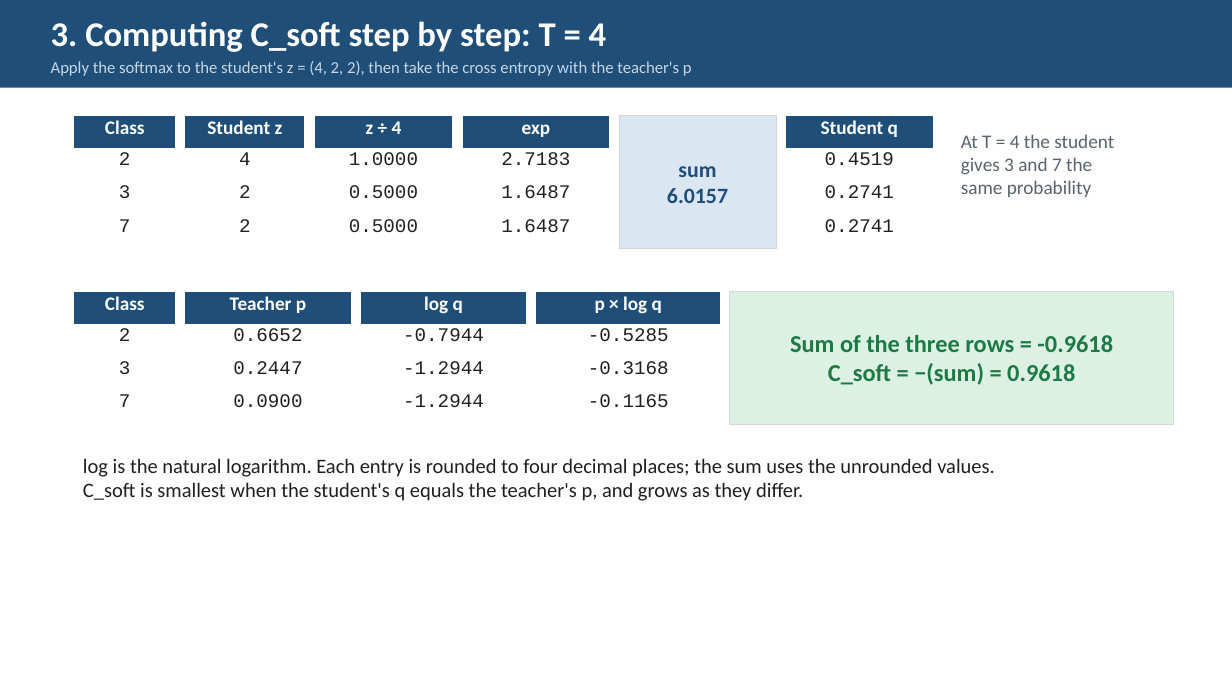
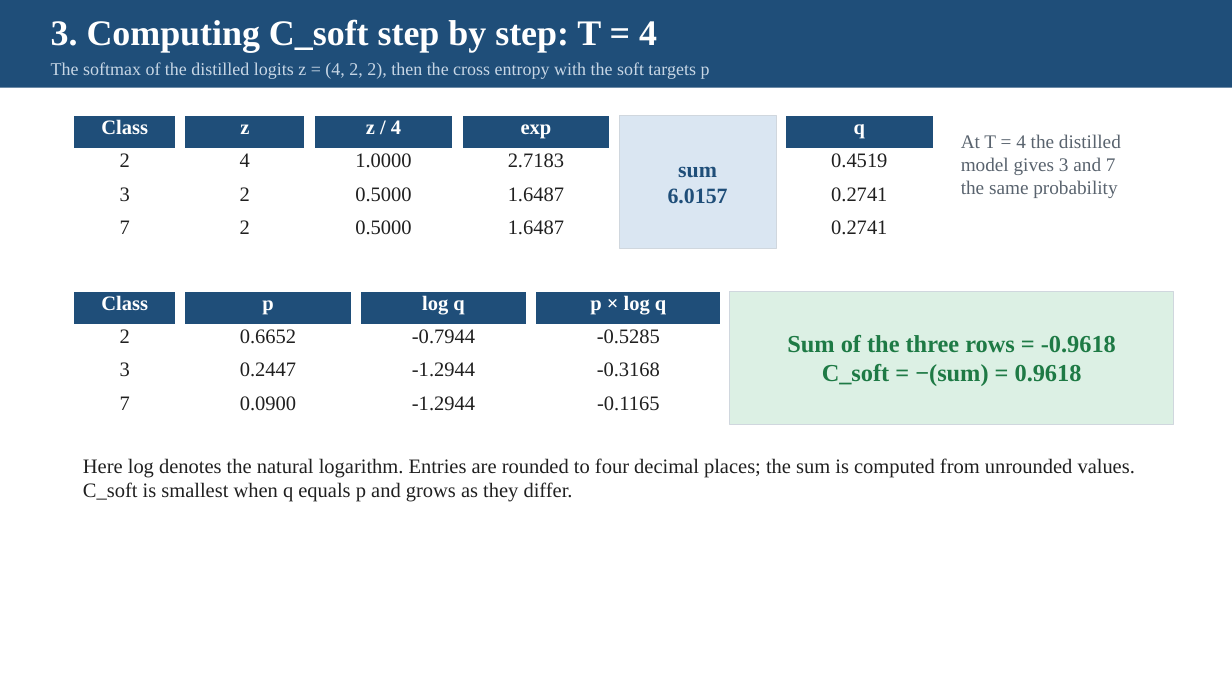
Before and after one commit to pychang-ai/115-1_DLMA, a slide deck: slide 10 of topics/knowledge-distillation/Knowledge_Distillation_slides_EN.pptx (slide 9 before the commit). Drawn at 1232x693 pixels with LibreOffice and Linux fonts; fonts in the diff are those of the drawing. Boxes give left, top, right and bottom in pixels: in the first picture for what was removed or moved away, otherwise in the second. Text is boxed around its words. In the diff, an @@ line names an element or a change of style, - is before the commit and + after.

```diff
--- a/topics/knowledge-distillation/Knowledge_Distillation_slides_EN.pptx
+++ b/topics/knowledge-distillation/Knowledge_Distillation_slides_EN.pptx
@@ text "3. Computing C_soft step by ..." at (51, 19, 657, 53): size 27 to 28 pt, font Calibri to Times New Roman @@
@@ text at (51, 62, 710, 79): text changed; size 13 to 14 pt; font Calibri to Times New Roman @@
-Apply the softmax to the student's z = (4, 2, 2), then take the cross entropy with the teacher's p
+The softmax of the distilled logits z = (4, 2, 2), then the cross entropy with the soft targets p
@@ table at (74, 116, 176, 249) @@
@@ size 15 to 16 pt @@
@@ font Calibri to Times New Roman in "Class" @@
@@ font Courier New to Times New Roman in "2", "3", "7" @@
@@ table at (185, 116, 305, 249) @@
-row 1, column 1: Student z
+row 1, column 1: z
@@ size 15 to 16 pt, font Courier New to Times New Roman in "4", "2", "2" @@
@@ table at (314, 116, 453, 249) @@
-row 1, column 1: z ÷ 4
+row 1, column 1: z / 4
@@ size 15 to 16 pt, font Courier New to Times New Roman in "1.0000", "0.5000", "0.5000" @@
@@ table at (462, 116, 610, 249) @@
@@ size 15 to 16 pt @@
@@ font Calibri to Times New Roman in "exp" @@
@@ font Courier New to Times New Roman in "2.7183", "1.6487", "1.6487" @@
@@ rectangle "sum" at (619, 116, 776, 249): font Calibri to Times New Roman @@
@@ table at (786, 116, 933, 249) @@
-row 1, column 1: Student q
+row 1, column 1: q
@@ size 15 to 16 pt, font Courier New to Times New Roman @@
@@ text at (961, 134, 1121, 198): text changed; font Calibri to Times New Roman @@
-At T = 4 the student
-gives 3 and 7 the
-same probability
+At T = 4 the distilled
+model gives 3 and 7
+the same probability
@@ table at (74, 291, 176, 424) @@
@@ size 15 to 16 pt @@
@@ font Calibri to Times New Roman in "Class" @@
@@ font Courier New to Times New Roman in "2", "3", "7" @@
@@ table at (185, 291, 351, 424) @@
-row 1, column 1: Teacher p
+row 1, column 1: p
@@ size 15 to 16 pt, font Courier New to Times New Roman @@
@@ table at (360, 291, 527, 424) @@
@@ size 15 to 16 pt @@
@@ font Calibri to Times New Roman in "log q" @@
@@ font Courier New to Times New Roman in "-0.7944", "-1.2944", "-1.2944" @@
@@ table at (536, 291, 721, 424) @@
@@ size 15 to 16 pt @@
@@ font Calibri to Times New Roman in "p × log q" @@
@@ font Courier New to Times New Roman in "-0.5285", "-0.3168", "-0.1165" @@
@@ rectangle "Sum of the three rows ..." at (730, 291, 1174, 424): font Calibri to Times New Roman @@
@@ text at (83, 458, 1135, 502): text changed; font Calibri to Times New Roman @@
-log is the natural logarithm. Each entry is rounded to four decimal places; the sum uses the unrounded values.
-C_soft is smallest when the student's q equals the teacher's p, and grows as they differ.
+Here log denotes the natural logarithm. Entries are rounded to four decimal places; the sum is computed from unrounded values.
+C_soft is smallest when q equals p and grows as they differ.
```
Also in this commit, not shown: 16 other slides changed, 2 slides added, 1 slide removed, 15 other files.
